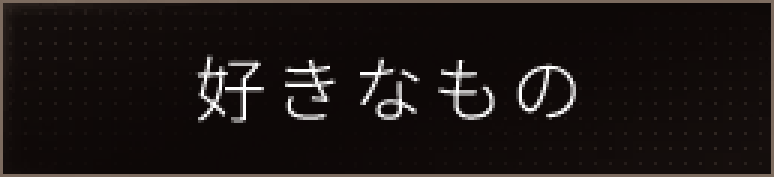
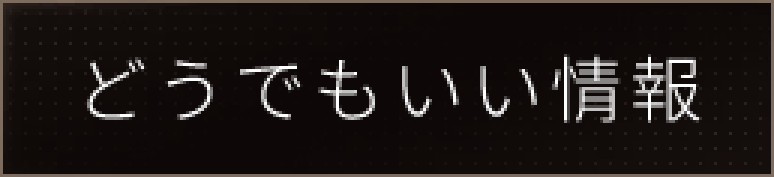
Layer changes from the first 774x177 image to the second:
added layer "どうでもいい情報" in group "组 1 拷贝" over <box>87,54,702,123</box>
hid "好きなもの" over <box>195,54,576,123</box>
